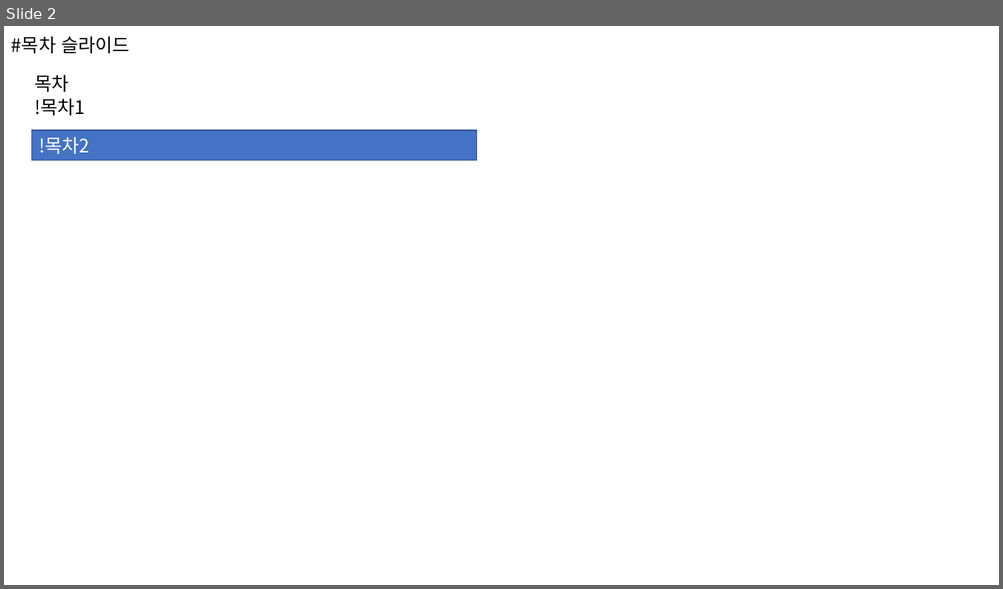
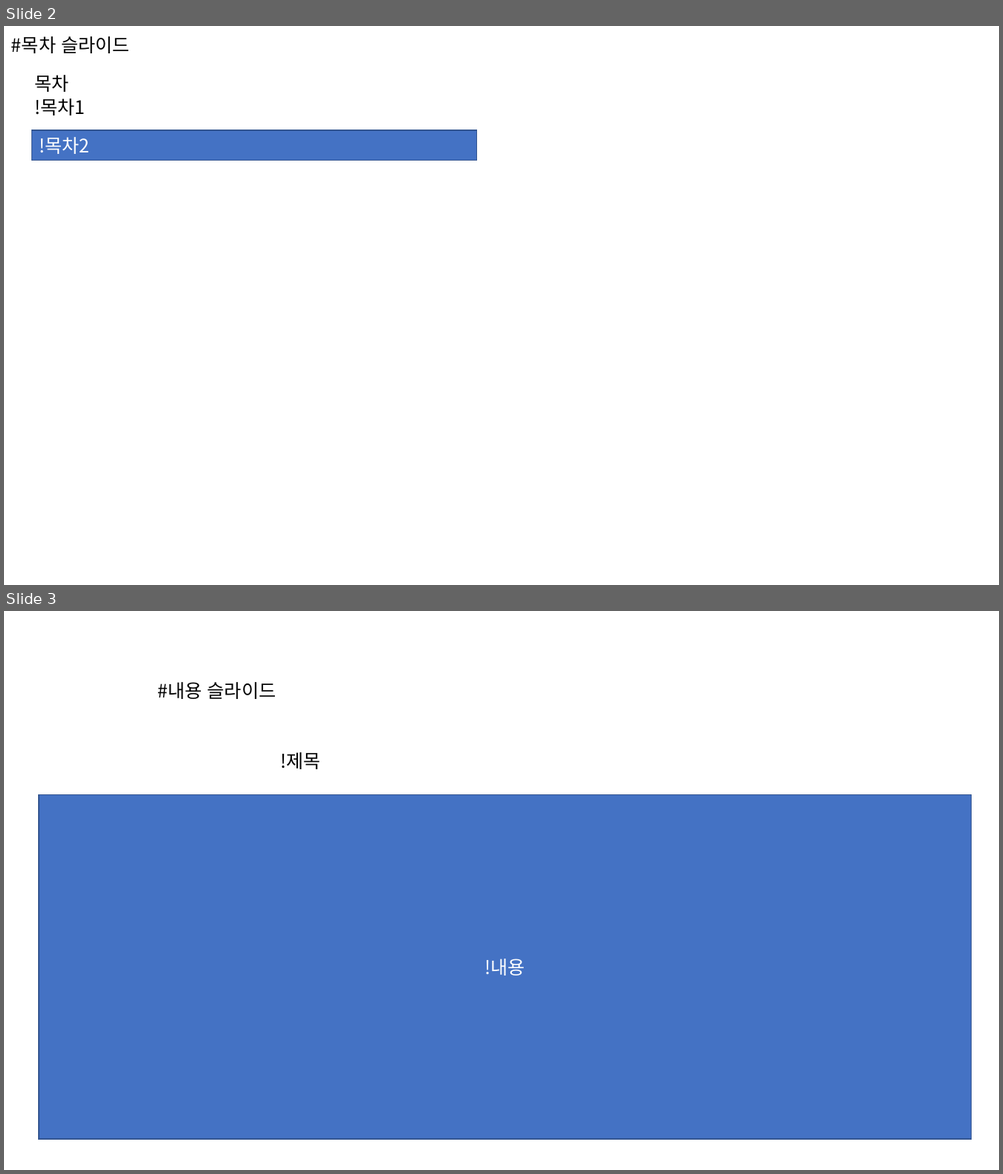
Before and after one commit to kdm1jkm/easypoint, a slide deck: test.pptx. Shown one above the other, each under a label of ours: slide 2 before the commit, slides 2 and 3 after it. The pictures are 1003x589 and 1003x1174 pixels, drawn with LibreOffice and Linux fonts; fonts in the diff are those of the drawing. Boxes give left, top, right and bottom in pixels: in the first picture for what was removed or moved away, otherwise in the second. Text is boxed around its words. In the diff, an @@ line names an element or a change of style, - is before the commit and + after.

```diff
--- a/test.pptx
+++ b/test.pptx
@@ slide 3 added at (4, 611, 999, 1170), background #FFFFFF @@
@@ text added at (157, 682, 276, 699), 18 pt, text #000000 @@
+#내용 슬라이드
@@ text added at (280, 752, 321, 769), 18 pt, text #000000 @@
+!제목
@@ rectangle added at (39, 795, 971, 1140), fill #4472C4, outline #325491 1 pt, 18 pt, text #FFFFFF @@
+!내용
```
Also in this commit, not shown: 56 other files.
